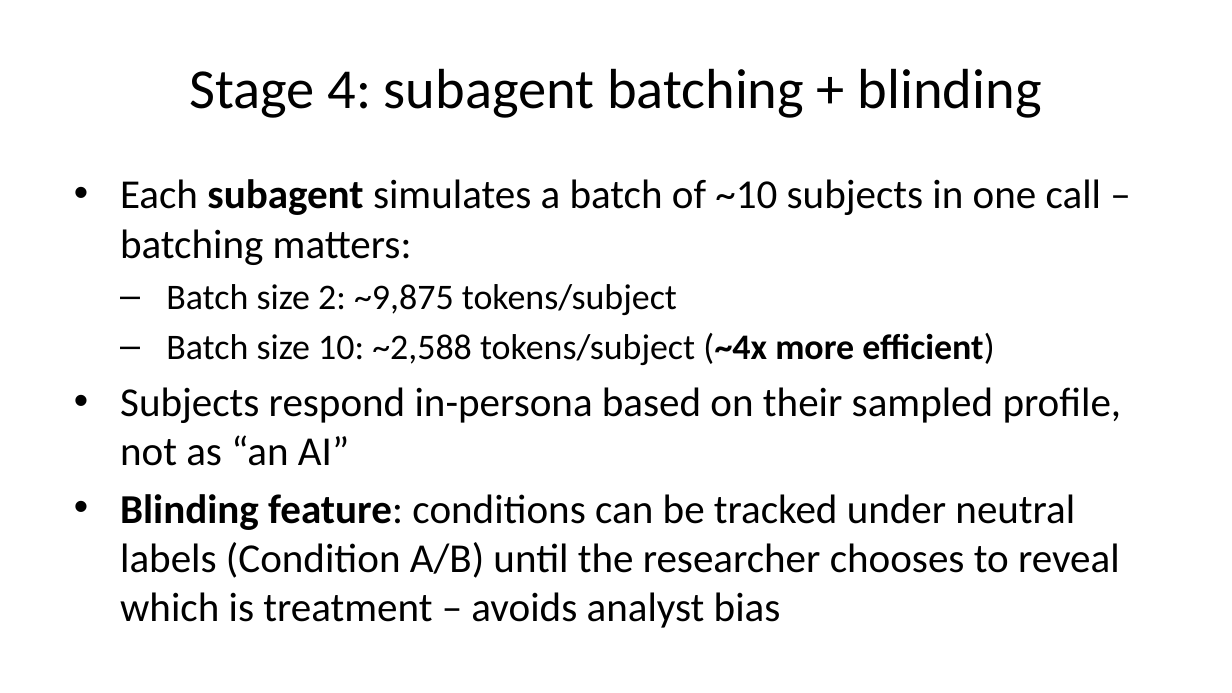
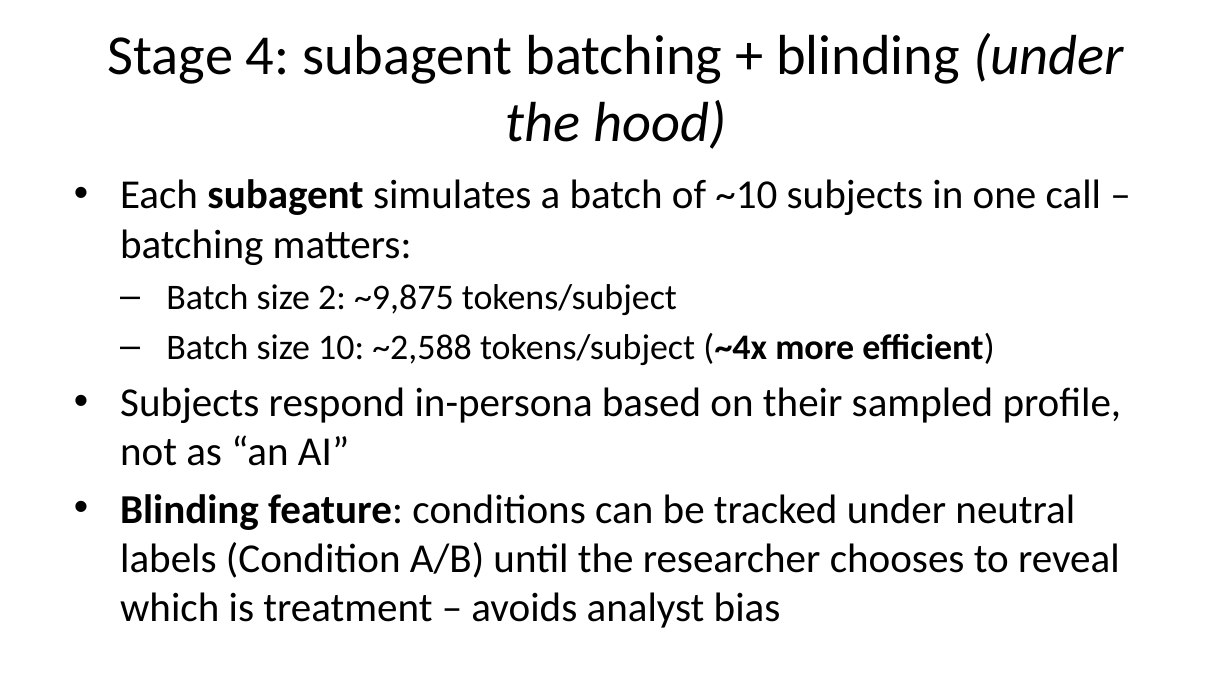
Before and after one commit to prof-stephenshu/behavioral-research-env, a slide deck: slide 17 of presentations/2026-workshop/slides.pptx (slide 13 before the commit). Drawn at 1232x693 pixels with LibreOffice and Linux fonts; fonts in the diff are those of the drawing. Boxes give left, top, right and bottom in pixels: in the first picture for what was removed or moved away, otherwise in the second. Text is boxed around its words. In the diff, an @@ line names an element or a change of style, - is before the commit and + after.

```diff
--- a/presentations/2026-workshop/slides.pptx
+++ b/presentations/2026-workshop/slides.pptx
@@ title at bbox=[108, 33, 1124, 149]: text changed @@
-Stage 4: subagent batching + blinding
+Stage 4: subagent batching + blinding (under the hood)
```
Also in this commit, not shown: 7 other slides changed, 6 slides added, 9 other files.
